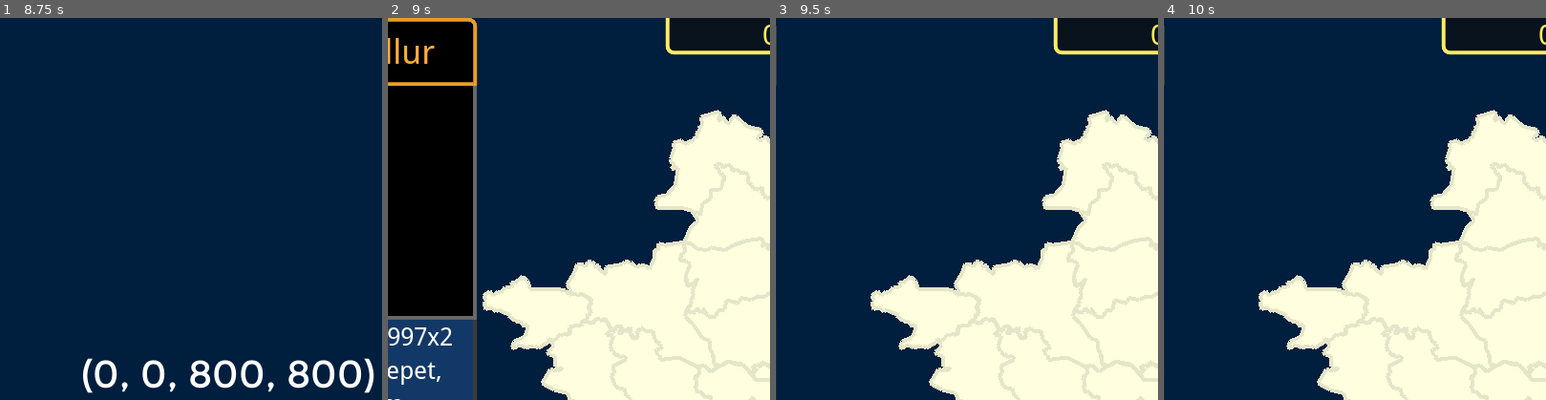
Above: before the commit, frames 1-4 (left to right).
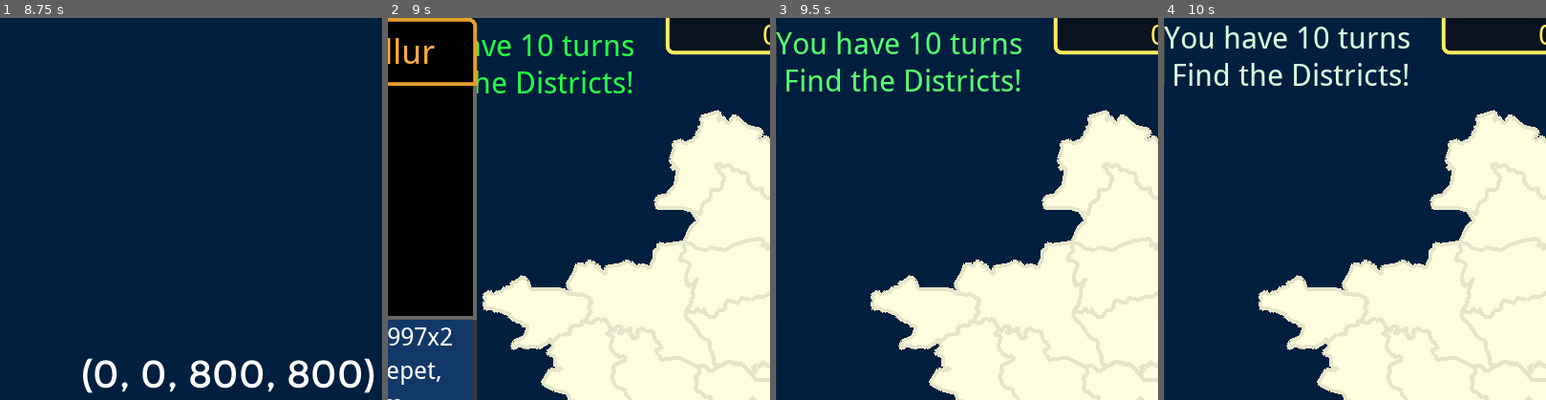
Above: after the commit, the same moments.

Repository: sharun-s/godot-tn
Game: Godot game, scene res://Node2D.tscn
The game is run twice, just before and just after one commit, with the same random seed, the same clock (stepped at 60 frames per second) and the same inputs.
Inputs (mouse positions are % of the whole screen's width and height, from its top left):
- Up to frame 1 (8.75 s): click "Explore" at 0.5 s; click (50, 3) at 1.25 s; click "Labels" at 2 s; tap Enter at 2.75 s; drag from (62, 39) to (74, 10) at 2.77 s; drag from (74, 10) to (62, 39) at 3.52 s; move the mouse to (83, 8) at 4.27 s; hold Right (ui_right) 4.28-5 s; tap Backspace at 4.35 s; click (83, 8) at 4.42 s; drag from (20, 39) to (74, 10) at 5.02 s; click "Neighbours" at 5.75 s; click "History" at 6.5 s; click "Cities" at 7.25 s; click "Main Menu" at 8 s
- Up to frame 2 (9 s): click "Quiz" at 8.75 s
- Up to frame 3 (9.5 s): no input
- Up to frame 4 (10 s): drag from (61, 31) to (20, 39) at 9.52 s
The pictures show only the part of the screen within x 0-50%, y 0-50%; the shares and areas given below are measured in that part.

Frame 1 is identical in both runs. In frame 2, 1.6% of the frame differs, in the area x 23-65%, y 4-20%; in frame 3, 2.4%, in the area x 0-65%, y 3-20%; in frame 4, 2.4%.

Commit message:
Bugfixes: clear selected district when switching between modes Message label wasnt being shown when switching to quiz/timedquiz mode

Diff:
--- a/TN.gd
+++ b/TN.gd
@@ -490,9 +490,14 @@
 	}
 
 #TODO should probable be a property of districts
+#TODO test with mode switch - history>explore, explore>history, quiz>history etc
 func selection_state(district):
-	if district!=selected_district and selected_district!='':
-		return selectionType.change
+	#print(district, selected_district)
+	if district!=selected_district:
+		if selected_district!='':
+			return selectionType.change
+		else:
+			return selectionType.new
 	else:
 		if district==selected_district:
 			return selectionType.deselection
@@ -584,6 +589,7 @@
 	uiScore.text=str(score)
 	uiScore.visible=true
 	$HUD/TopRight/Labels.hide()
+	$HUD/Message.show()
 	timed_msg("[pulse color=#22ff44 height=-10 freq=10]You have 10 turns\n Find the Districts![/pulse]",2)
 	yield($Timer,"timeout")
 	timedquiz=false
@@ -604,6 +610,7 @@
 func game_over():
 	deselect()
 	path.clear()
+	selected_district=''
 	seconds=0
 	$HUD/TopRight/Labels.hide()
 	$HUD/Top/LabelCities.hide()
@@ -668,6 +675,7 @@
 		var x=yield(tw, 'tween_completed')
 		#moving=false
 		#TODO test what happens when clicking around while Gopal is moving to target
+		#print('selection type ', selectionType.keys()[st])
 		if st != selectionType.deselection:
 			showinfo(current, st)
 	$Gopal.velocity=Vector2(0,0)
@@ -1041,6 +1049,7 @@
 	uiScore.text=str(score)
 	uiScore.visible=true
 	$HUD/TopRight/Clock.show()
+	$HUD/Message.show()
 	timed_msg("[pulse color=#44dd22 height=-15 freq=5]You have 10 turns\n Find the Districts![/pulse]",2)
 	yield($Timer,"timeout")
 	new_challenge()
